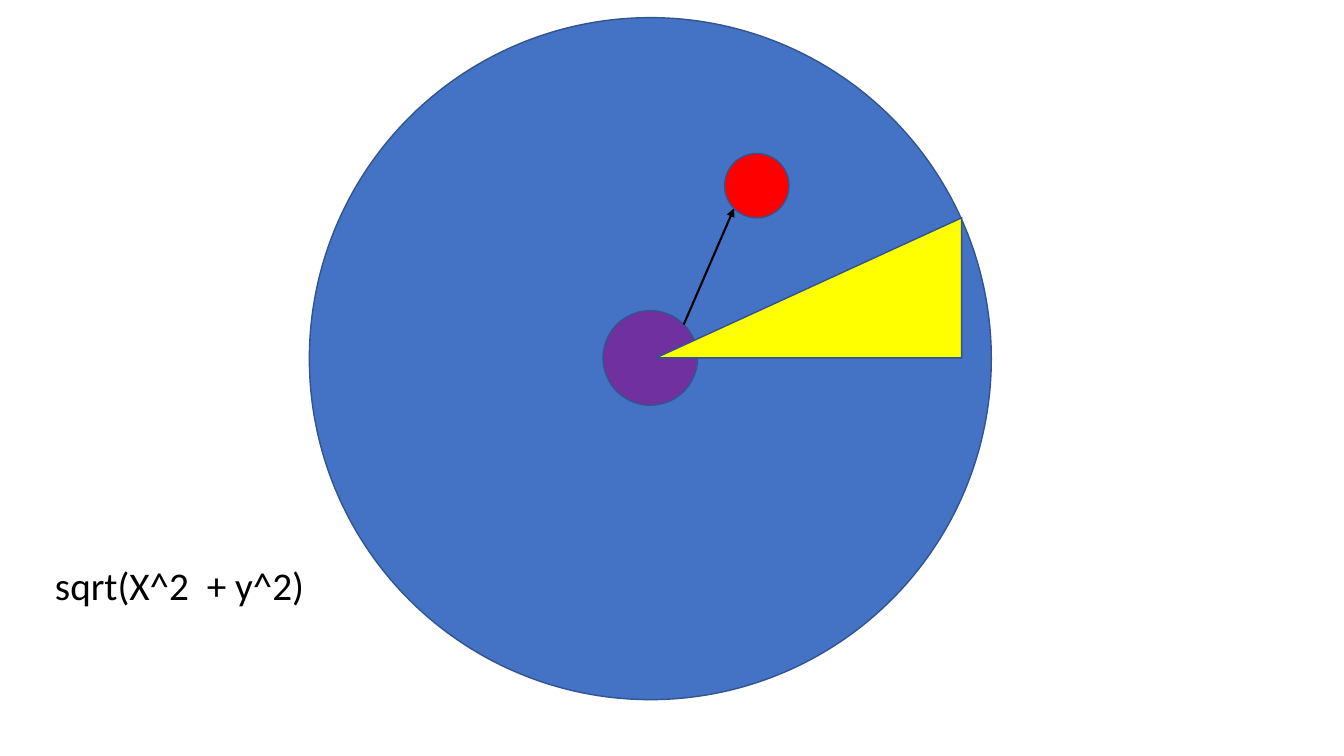
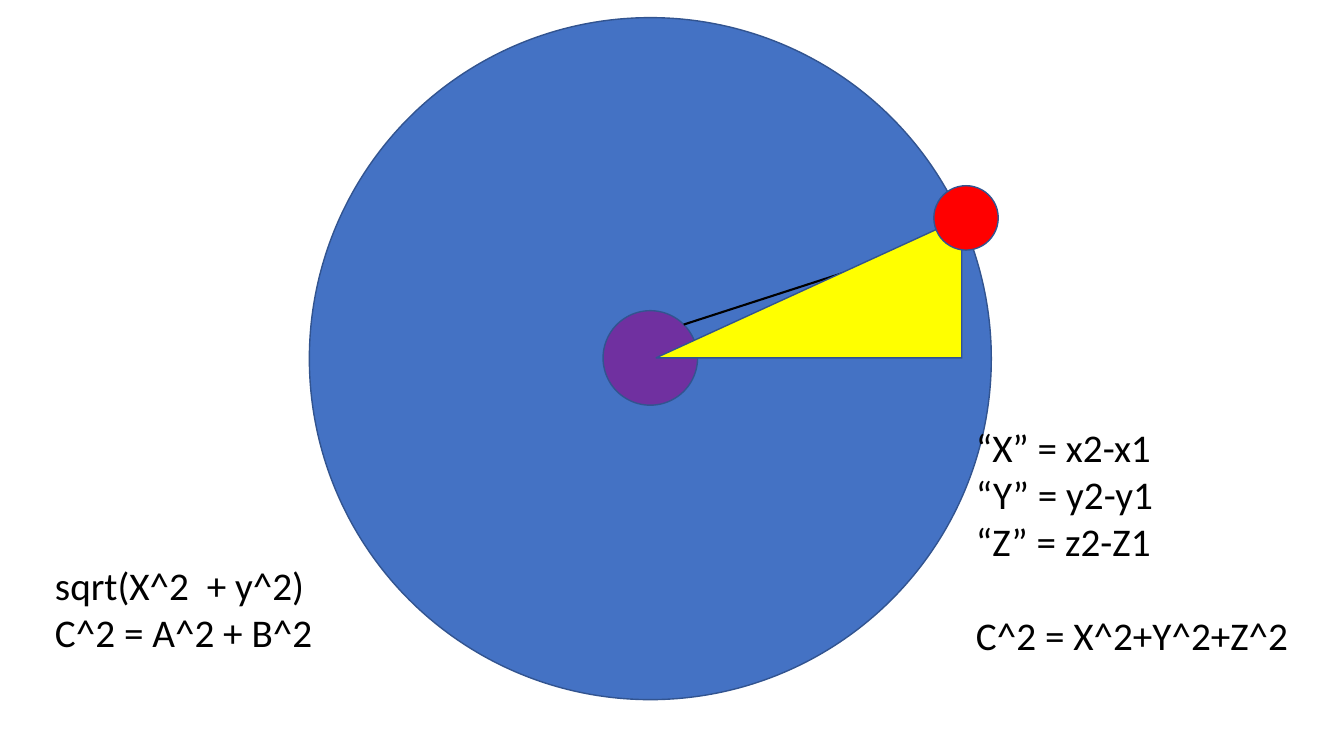
Before and after one commit to Freethetan/INFO3111-S21, a slide deck: slide 4 of Day2Day/Day_01/S1_Note.pptx. Drawn at 1344x756 pixels with LibreOffice and Linux fonts; fonts in the diff are those of the drawing. Boxes give left, top, right and bottom in pixels: in the first picture for what was removed or moved away, otherwise in the second. Text is boxed around its words. In the diff, an @@ line names an element or a change of style, - is before the commit and + after.

```diff
--- a/Day2Day/Day_01/S1_Note.pptx
+++ b/Day2Day/Day_01/S1_Note.pptx
@@ ellipse: place and size @@
-ellipse at [725,153,789,218]
+ellipse at [934,186,998,250]
@@ arrow moved from (684, 325) - (734, 209) to (684, 325) - (944, 241) @@
@@ text added at [976,429,1288,651], 28 pt, text #000000 @@
+“X” = x2-x1
+“Y” = y2-y1
+“Z” = z2-Z1
+C^2 = X^2+Y^2+Z^2
@@ text at [55,620,313,648]: paragraph added @@
+C^2 = A^2 + B^2
```
Also in this commit, not shown: 1 other slide changed, 8 other files.
